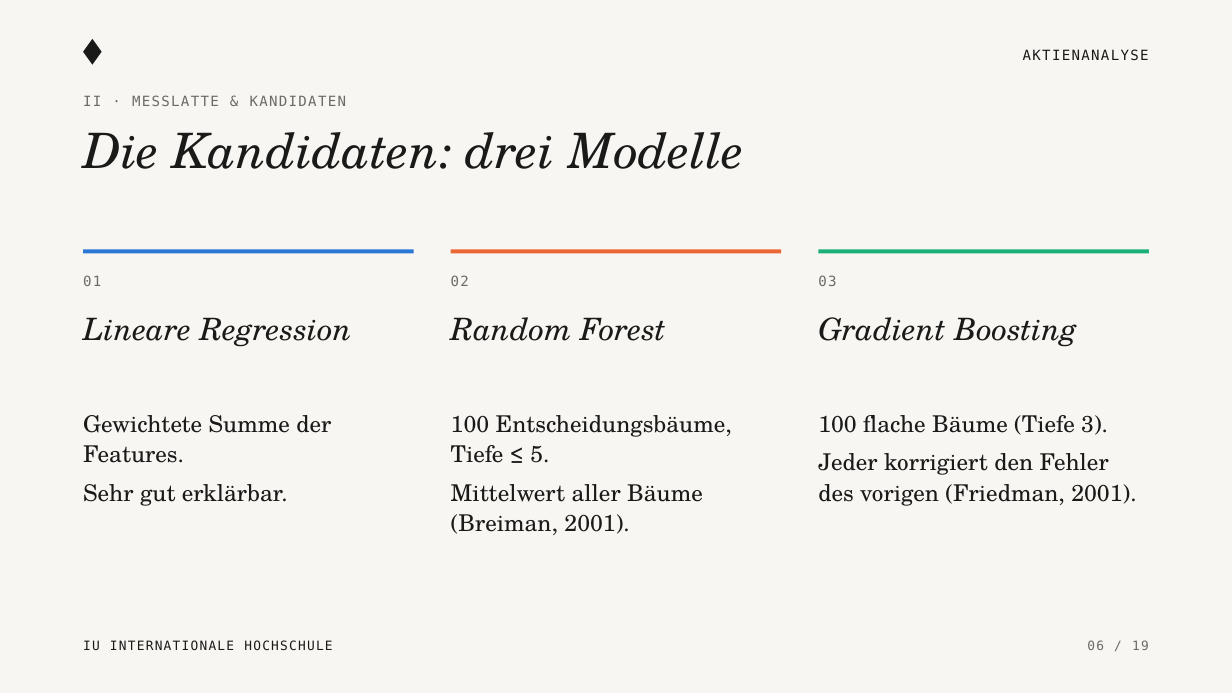
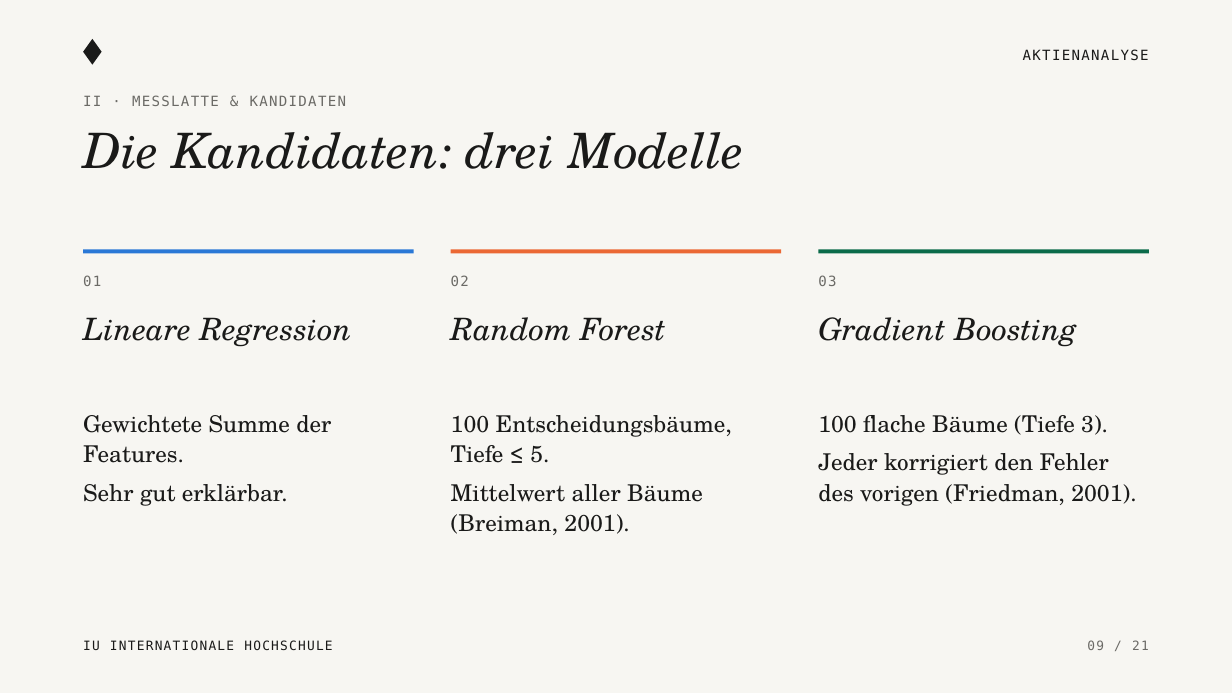
Before and after one commit to KonstantinosLamprou/stockanalysis, a slide deck: slide 9 of presentation/Aktienanalyse_Praesentation.pptx (slide 6 before the commit). Drawn at 1232x693 pixels with LibreOffice and Linux fonts; fonts in the diff are those of the drawing. Boxes give left, top, right and bottom in pixels: in the first picture for what was removed or moved away, otherwise in the second. Text is boxed around its words. In the diff, an @@ line names an element or a change of style, - is before the commit and + after.

```diff
--- a/presentation/Aktienanalyse_Praesentation.pptx
+++ b/presentation/Aktienanalyse_Praesentation.pptx
@@ rectangle at [819,250,1150,253]: fill #1BAF7A to #0B6B4A @@
@@ text at [1087,640,1149,650]: text changed @@
-06 / 19
+09 / 21
```
Also in this commit, not shown: 16 other slides changed, 4 slides added, 2 slides removed, 13 other files.
